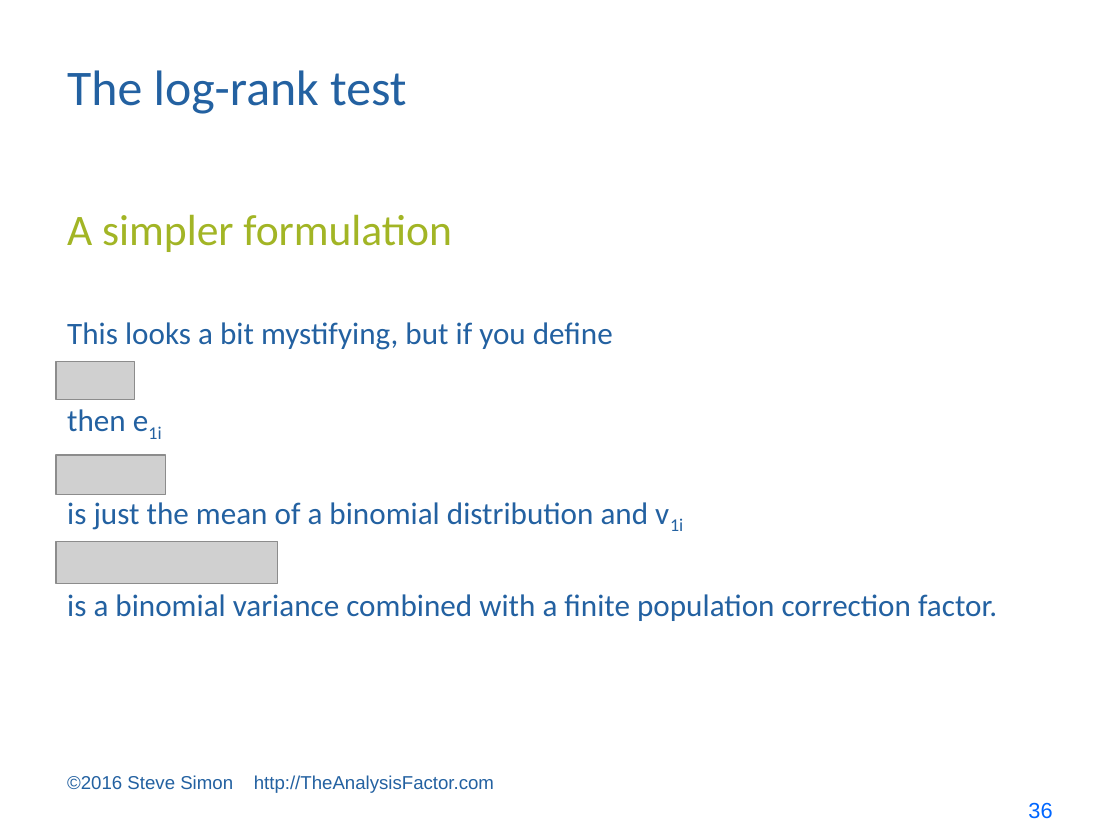
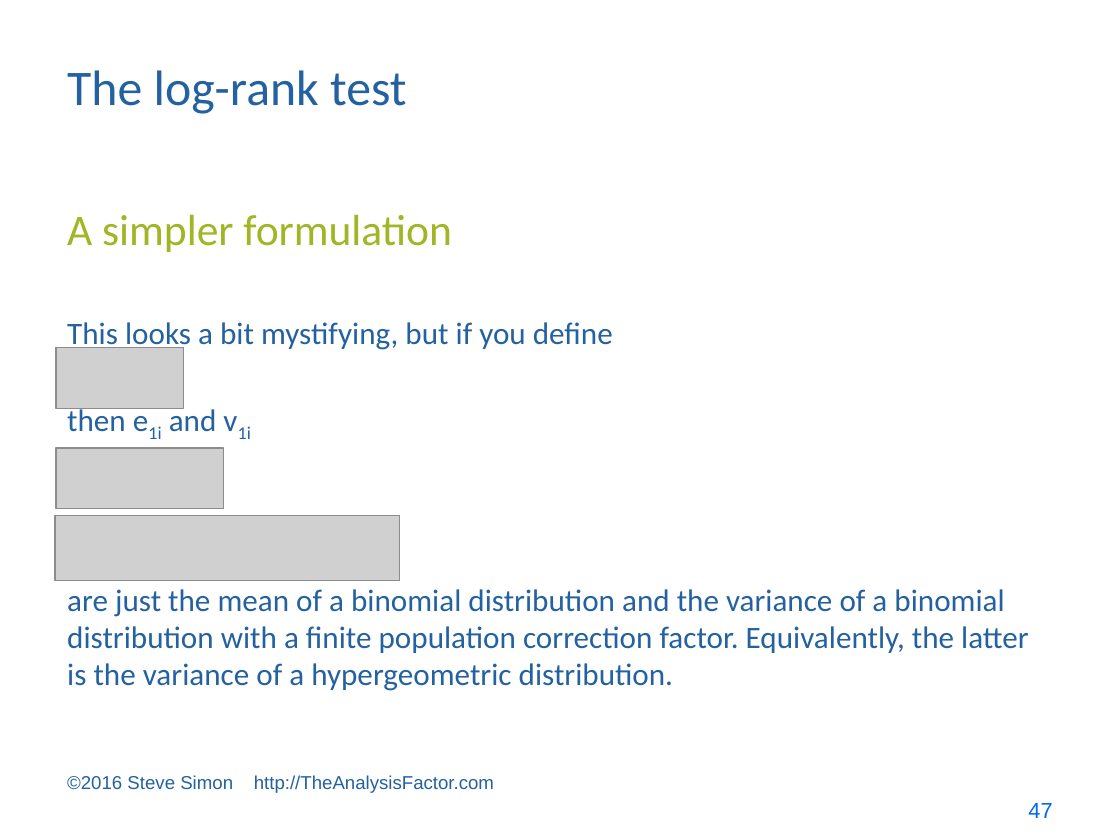
Before and after one commit to pmean/survival-models, a slide deck: slide 47 of bin/survival lecture 1.pptx (slide 36 before the commit). Drawn at 1120x840 pixels with LibreOffice and Linux fonts; fonts in the diff are those of the drawing; grey boxes stand for pictures. Boxes give left, top, right and bottom in pixels: in the first picture for what was removed or moved away, otherwise in the second. Text is boxed around its words. In the diff, an @@ line names an element or a change of style, - is before the commit and + after.

```diff
--- a/bin/survival lecture 1.pptx
+++ b/bin/survival lecture 1.pptx
@@ picture resized from (x1=56, y1=362, x2=134, y2=399) to (x1=56, y1=347, x2=184, y2=408) @@
@@ text at (x1=67, y1=405, x2=1029, y2=691): text changed @@
-then e1i
-is just the mean of a binomial distribution and v1i
-is a binomial variance combined with a finite population correction factor.
+then e1i and v1i
+are just the mean of a binomial distribution and the variance of a binomial distribution with a finite population correction factor. Equivalently, the latter is the variance of a hypergeometric distribution.
@@ picture resized from (x1=56, y1=455, x2=166, y2=494) to (x1=56, y1=448, x2=224, y2=508) @@
@@ picture resized from (x1=56, y1=541, x2=278, y2=584) to (x1=55, y1=515, x2=400, y2=580) @@
@@ page number at (x1=1028, y1=803, x2=1052, y2=818): text changed @@
-36
+47
```
Also in this commit, not shown: 13 other slides changed, 17 slides added, 9 other files.
